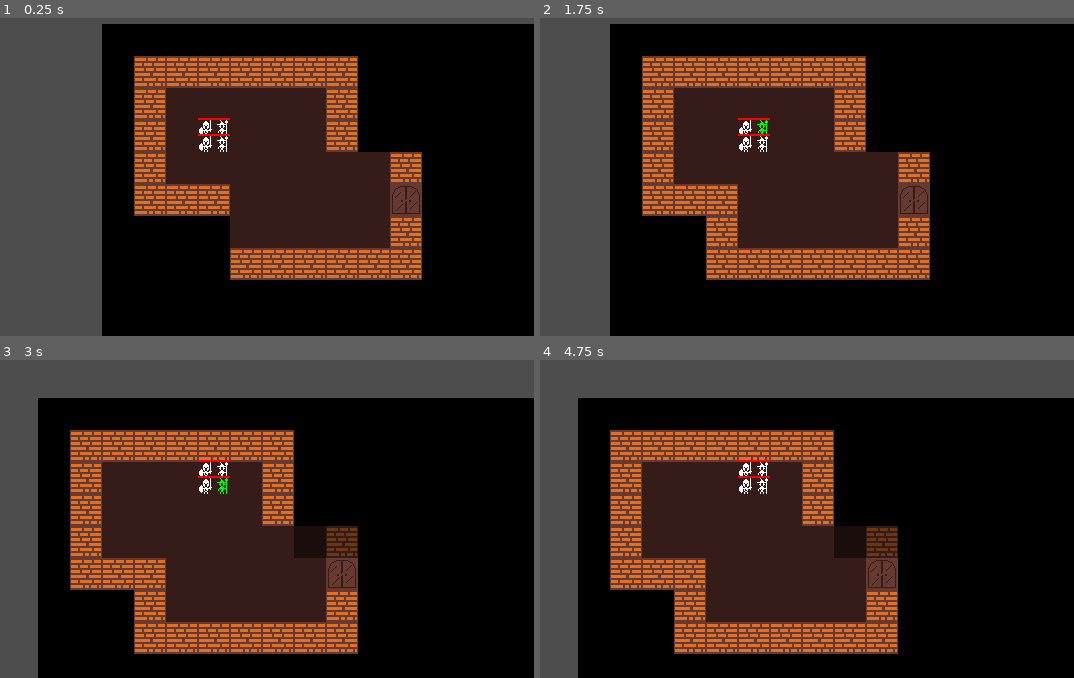
Above: before the commit, frames 1-4 (two rows, left to right).
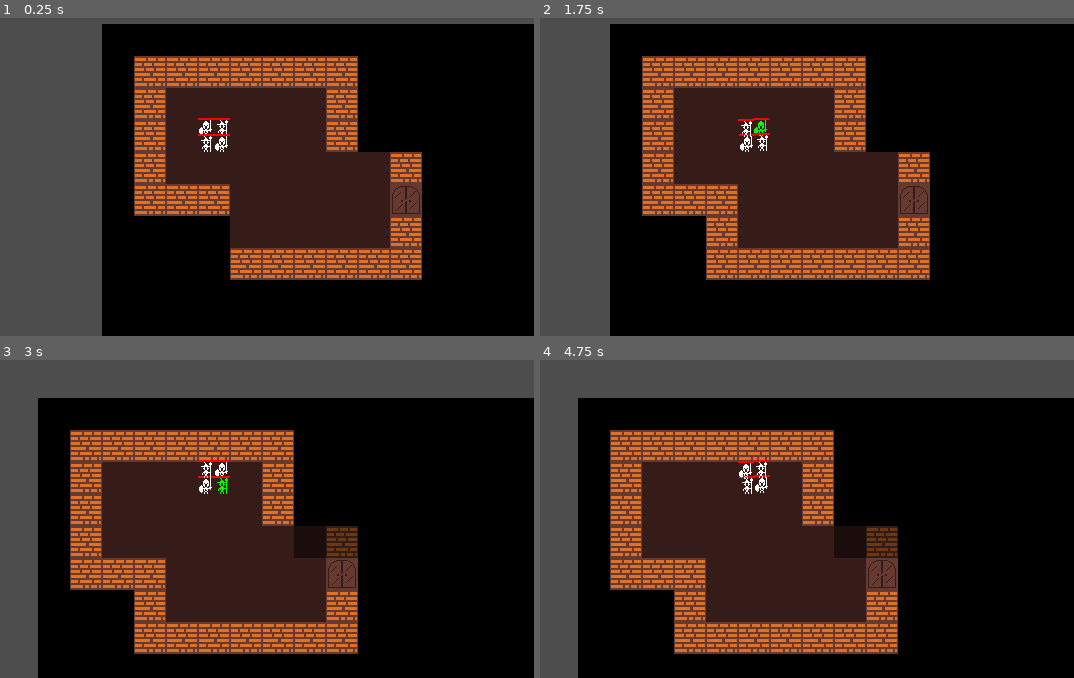
Above: after the commit, the same moments.

Repository: nickykendy/MyRoguelikeGame
Game: Godot game, scene res://levels/world.tscn
Two runs of this game, one before a commit and one after it. Both use one fixed random seed, a clock stepped at 60 frames per second and the inputs below.
Inputs (mouse positions are in pixels of both pictures, inside the frame that each line leads up to):
- Up to frame 1 (0.25 s): no input
- Up to frame 2 (1.75 s): tap Enter at 0.5 s; move the mouse to (748, 129) at 0.52 s; hold D (right) 0.53-1.28 s; hold Q (rotate anticlockwise, bound only after the commit) 0.53-1.28 s; click (748, 129) at 0.6 s; tap Space (wait) at 1.25 s; move the mouse to (764, 129) at 1.27 s; hold S (down) from 1.28 s (still down); tap Q (rotate anticlockwise, bound only after the commit) at 1.35 s; click (764, 129) at 1.42 s; tap E (rotate clockwise, bound only after the commit) at 1.55 s
- Up to frame 3 (3 s): move the mouse to (208, 487) at 2.02 s; release S (down) at 2.03 s; hold D (right) 2.03-2.78 s; hold E (rotate clockwise, bound only after the commit) 2.03-2.78 s; click (208, 487) at 2.17 s; tap 1 (test, bound only after the commit) at 2.3, 2.85 s; tap Enter at 2.75 s; move the mouse to (224, 487) at 2.77 s; hold W (up) from 2.78 s (still down)
- Up to frame 4 (4.75 s): click (764, 487) at 3.05 s; tap Space (wait) at 3.5 s; move the mouse to (945, 538) at 3.52 s; release W (up) at 3.53 s; hold Q (rotate anticlockwise, bound only after the commit) 3.53-4.28 s; hold A (left) from 3.53 s (still down); tap Mouse wheel down (scale down) at 3.6 s; click (945, 538) at 3.67 s; tap Enter at 4.25 s; move the mouse to (561, 417) at 4.27 s; tap Mouse wheel up (scale up) at 4.35 s; click (561, 417) at 4.42 s; tap E (rotate clockwise, bound only after the commit) at 4.55 s

The runs differ from the first frame. In frame 1, less than 0.1% of the frame differs, in the area x 37-43%, y 37-43%; in frame 2, 0.2%, in the area x 37-44%, y 31-43%; in frame 3, less than 0.1%; in frame 4, 0.2%.

Commit message:
add 队形控制：旋转，拖动

Diff:
--- a/project.godot
+++ b/project.godot
@@ -66,9 +66,24 @@
 "events": [Object(InputEventMouseButton,"resource_local_to_scene":false,"resource_name":"","device":-1,"window_id":0,"a …(253 unchanged characters)…
 ]
 }
-"mouse confirm"={
+"rotate clockwise"={
+"deadzone": 0.5,
+"events": [Object(InputEventKey,"resource_local_to_scene":false,"resource_name":"","device":-1,"window_id":0,"alt_pressed":false,"shift_pressed":false,"ctrl_pressed":false,"meta_pressed":false,"pressed":false,"keycode":0,"physical_keycode":69,"key_label":0,"unicode":101,"echo":false,"script":null)
+]
+}
+"rotate anticlockwise"={
+"deadzone": 0.5,
+"events": [Object(InputEventKey,"resource_local_to_scene":false,"resource_name":"","device":-1,"window_id":0,"alt_pressed":false,"shift_pressed":false,"ctrl_pressed":false,"meta_pressed":false,"pressed":false,"keycode":0,"physical_keycode":81,"key_label":0,"unicode":113,"echo":false,"script":null)
+]
+}
+"mouse left"={
 "deadzone": 0.5,
 "events": [Object(InputEventMouseButton,"resource_local_to_scene":false,"resource_name":"","device":-1,"window_id":0,"a …(253 unchanged characters)…
+]
+}
+test={
+"deadzone": 0.5,
+"events": [Object(InputEventKey,"resource_local_to_scene":false,"resource_name":"","device":-1,"window_id":0,"alt_pressed":false,"shift_pressed":false,"ctrl_pressed":false,"meta_pressed":false,"pressed":false,"keycode":0,"physical_keycode":49,"key_label":0,"unicode":49,"echo":false,"script":null)
 ]
 }
 
--- a/scenes/Characters/Heroes/Heroes.tscn
+++ b/scenes/Characters/Heroes/Heroes.tscn
@@ -7,26 +7,3 @@
 
 [node name="Camera2D" type="Camera2D" parent="."]
 position = Vector2(16, 16)
-
-[node name="Slots" type="Node" parent="."]
-
-[node name="slot_0" type="Node2D" parent="Slots"]
-position = Vector2(16, 16)
-
-[node name="slot_1" type="Node2D" parent="Slots"]
-position = Vector2(8, 16)
-
-[node name="slot_2" type="Node2D" parent="Slots"]
-position = Vector2(24, 16)
-
-[node name="slot_3" type="Node2D" parent="Slots"]
-position = Vector2(8, 8)
-
-[node name="slot_4" type="Node2D" parent="Slots"]
-position = Vector2(24, 8)
-
-[node name="slot_5" type="Node2D" parent="Slots"]
-position = Vector2(8, 24)
-
-[node name="slot_6" type="Node2D" parent="Slots"]
-position = Vector2(24, 24)
--- a/scripts/Heroes.gd
+++ b/scripts/Heroes.gd
@@ -4,6 +4,7 @@
 
 var is_hero_turn := true
 var fov_range := 6
+var picked :Unit = null
 
 signal moved
 signal try_move
@@ -28,6 +29,35 @@
 			heroes_act(0, 1)
 		elif event.is_action_pressed("wait"):
 			heroes_act(0, 0)
+		elif event.is_action_pressed("rotate clockwise"):
+			_rotate_formation(true)
+		elif event.is_action_pressed("rotate anticlockwise"):
+			_rotate_formation(false)
+
+	if event.is_action_pressed("test"):
+		print(slots)
+
+
+func _rotate_formation(is_clockwise:bool) -> void:
+	if slots.is_empty(): return
+
+	var temp_slots = slots.duplicate()
+	var tween = create_tween()
+	tween.set_parallel(true)
+	var length = slots.size()
+	for i in length:
+		if is_clockwise:
+			var next = (i + 1) % length
+			tween.tween_property(slots[i], "position", slots[next].position, 0.2)
+			temp_slots[next] = slots[i]
+		else:
+			var next = (i - 1) % length
+			tween.tween_property(slots[i], "position", slots[next].position, 0.2)
+			temp_slots[next] = slots[i]
+
+	slots.clear()
+	slots = temp_slots.duplicate()
+	temp_slots.clear()
 
 
 func _unhandled_input(event):
@@ -77,3 +107,39 @@
 	moved.emit()
 
 	is_hero_turn = false
+
+
+func _process(delta):
+	if slots.is_empty(): return
+
+	if Input.is_mouse_button_pressed(MOUSE_BUTTON_LEFT):
+		if !picked:
+			var mouse_pos = get_global_mouse_position()
+			var _hero = get_member_by_pos(mouse_pos)
+			if _hero:
+				picked = _hero
+				_hero.global_position = mouse_pos
+
+	elif Input.is_action_just_released("mouse left"):
+		if picked:
+			var mouse_pos = get_global_mouse_position()
+			var _hero = get_member_by_pos(mouse_pos)
+			if _hero != picked:
+				var origin_index = slots.find(picked)
+				var switch_index = slots.find(_hero)
+				var temp_slots = slots.duplicate()
+				temp_slots[origin_index] = slots[switch_index]
+				temp_slots[switch_index] = slots[origin_index]
+				slots.clear()
+				slots = temp_slots.duplicate()
+				temp_slots.clear()
+		picked = null
+		update_team_formation()
+
+
+func _on_Unit_mou_entered(_unit):
+	super._on_Unit_mou_entered(_unit)
+
+
+func _on_Unit_mou_exited(_unit):
+	super._on_Unit_mou_exited(_unit)
--- a/scripts/Team.gd
+++ b/scripts/Team.gd
@@ -22,9 +22,19 @@
 			call_deferred("add_member_into_slots", new_member)
 
 
-func add_member_into_slots(_member):
+func add_member_into_slots(_member:Unit) -> void:
 	add_child(_member)
+	_member.mou_entered.connect(_on_Unit_mou_entered)
+	_member.mou_exited.connect(_on_Unit_mou_exited)
 	update_team_formation()
+
+
+func _on_Unit_mou_entered(_unit):
+	_unit.self_modulate = Color(0.0, 1.0, 0.0, 1.0)
+
+
+func _on_Unit_mou_exited(_unit):
+	_unit.self_modulate = Color(1.0, 1.0, 1.0, 1.0)
 
 
 func update_team_formation():
@@ -44,14 +54,40 @@
 		4:
 			slots[0].position = Vector2(8, 8)
 			slots[1].position = Vector2(24, 8)
-			slots[2].position = Vector2(8, 24)
-			slots[3].position = Vector2(24, 24)
+			slots[2].position = Vector2(24, 24)
+			slots[3].position = Vector2(8, 24)
 
 
 func pos_to_map(_pos:Vector2) -> Vector2i:
 	var _x = _pos.x / Game.TILESIZE
 	var _y = _pos.y / Game.TILESIZE
 	return Vector2i(_x, _y)
+
+
+func map_to_pos(_map:Vector2i) -> Vector2:
+	var _x = _map.x * Game.TILESIZE
+	var _y = _map.y * Game.TILESIZE
+	return Vector2(_x, _y)
+
+
+func global_to_local_pos(_pos:Vector2) -> Vector2:
+	var _map_pos = pos_to_map(_pos)
+	var _x = _pos.x - _map_pos.x * Game.TILESIZE
+	var _y = _pos.y - _map_pos.y * Game.TILESIZE
+	return Vector2(_x, _y)
+
+
+func get_member_by_pos(_pos:Vector2) -> Unit:
+	if slots.is_empty(): return
+
+	var member_pos = global_to_local_pos(_pos)
+	var member :Unit
+	for slot in slots:
+		if member_pos.x > slot.position.x - 8 and member_pos.x < slot.position.x + 8 and member_pos.y > slot.position.y - 8 and member_pos.y < slot.position.y + 8:
+			member = slot
+			break
+
+	return member
 
 
 func get_tile_center(tile_x:int, tile_y:int) -> Vector2:
--- a/scripts/Unit.gd
+++ b/scripts/Unit.gd
@@ -4,9 +4,13 @@
 
 var dead := false
 var cur_health :float: set = set_cur_health
+var is_front := true
 
 @export var max_health :float = 10.0
 @export var attack :float = 3.0
+
+signal mou_entered
+signal mou_exited
 
 
 func _ready():
@@ -27,8 +31,8 @@
 
 
 func _on_area_2d_mouse_entered():
-	self_modulate = Color(0.0, 1.0, 0.0, 1.0)
+	mou_entered.emit(self)
 
 
 func _on_area_2d_mouse_exited():
-	self_modulate = Color(1.0, 1.0, 1.0, 1.0)
+	mou_exited.emit(self)
